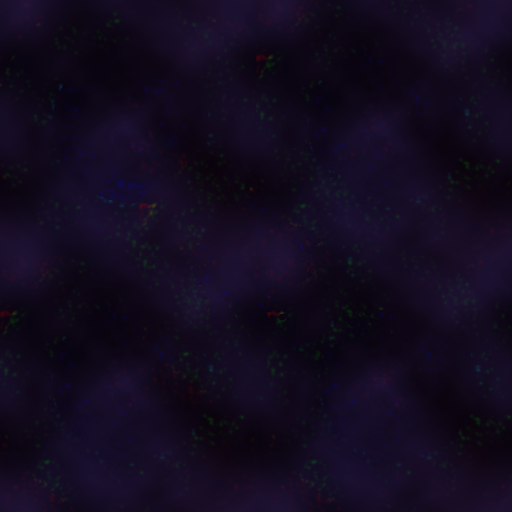
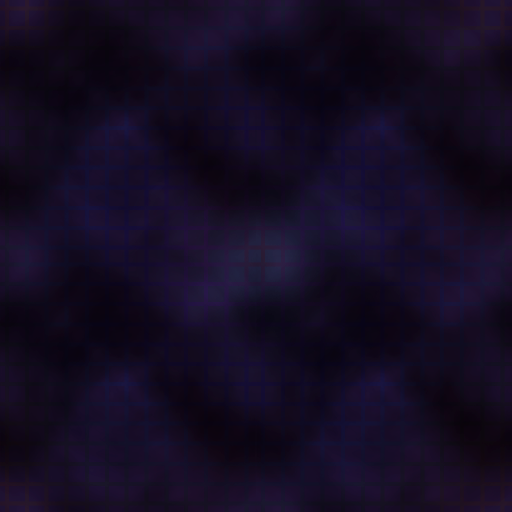
The second 512x512 image is a revision of the first. Changes to its layers:
added layer "Layer 6" (overlay, 20%) above "Layer 5" over [left=0, top=0, right=512, bottom=512]
hid "Layer 3" over [left=0, top=0, right=512, bottom=512]
added layer "Background copy 2" (screen, 50%) above "Background copy" over [left=115, top=111, right=416, bottom=412]
added layer "Background copy" (screen, 10%) above "Background" over [left=0, top=0, right=512, bottom=512]
